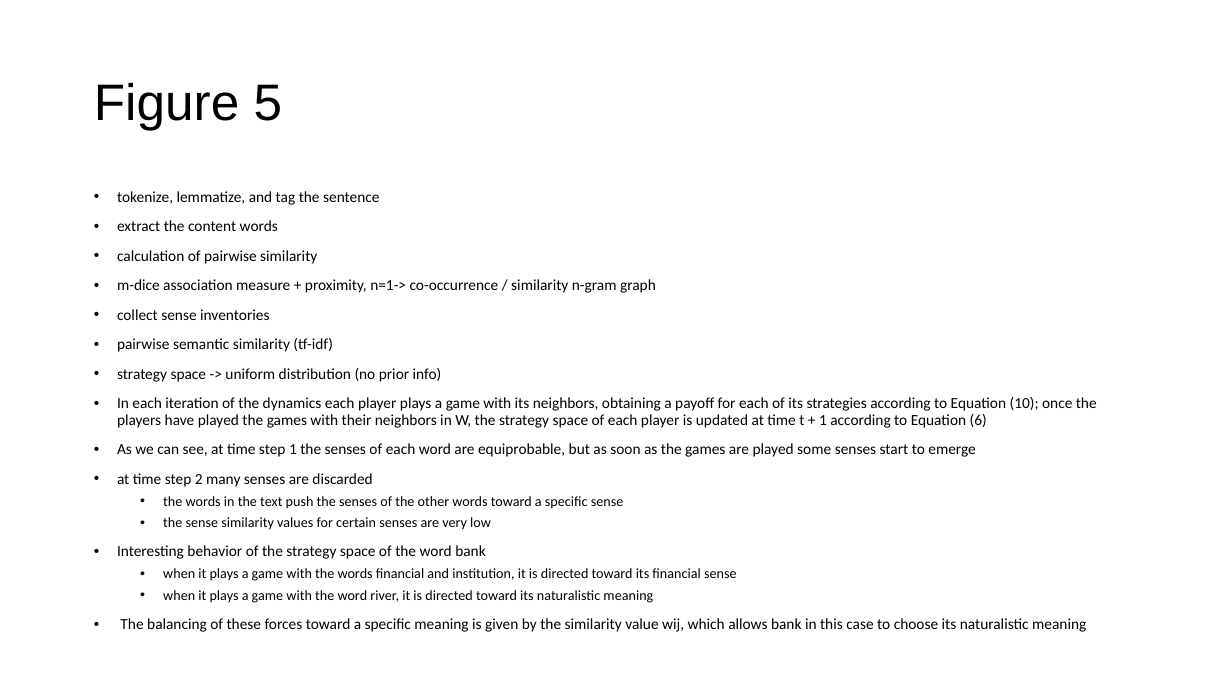
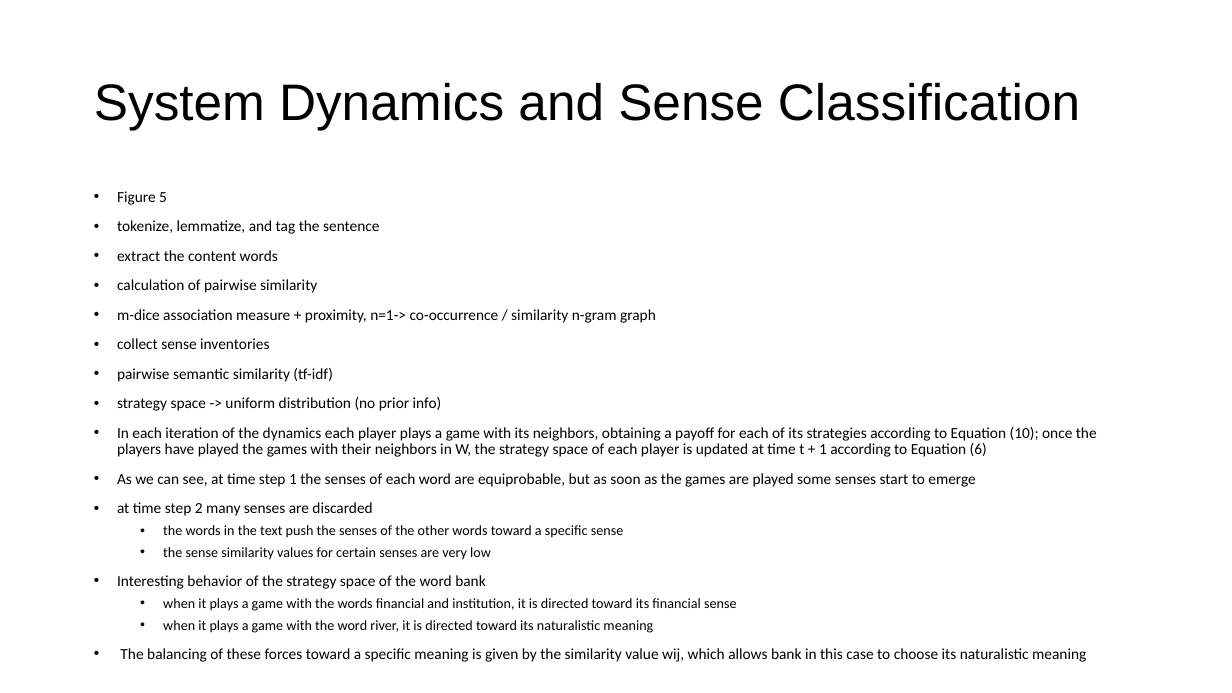
Before and after one commit to theatina/M902_MathNLP, a slide deck: slide 14 of Project_paper/work/Presentation/slides/julie_temp/M902_ProjectPaper_JulTina.pptx. Drawn at 1232x693 pixels with LibreOffice and Linux fonts; fonts in the diff are those of the drawing. Boxes give left, top, right and bottom in pixels: in the first picture for what was removed or moved away, otherwise in the second. Text is boxed around its words. In the diff, an @@ line names an element or a change of style, - is before the commit and + after.

```diff
--- a/Project_paper/work/Presentation/slides/julie_temp/M902_ProjectPaper_JulTina.pptx
+++ b/Project_paper/work/Presentation/slides/julie_temp/M902_ProjectPaper_JulTina.pptx
@@ title at bbox=[94, 82, 1080, 130]: text changed @@
-Figure 5
+System Dynamics and Sense Classification
@@ text at bbox=[117, 191, 167, 205]: paragraph added @@
+• Figure 5
```
Also in this commit, not shown: 1 slide added, 1 slide removed.
